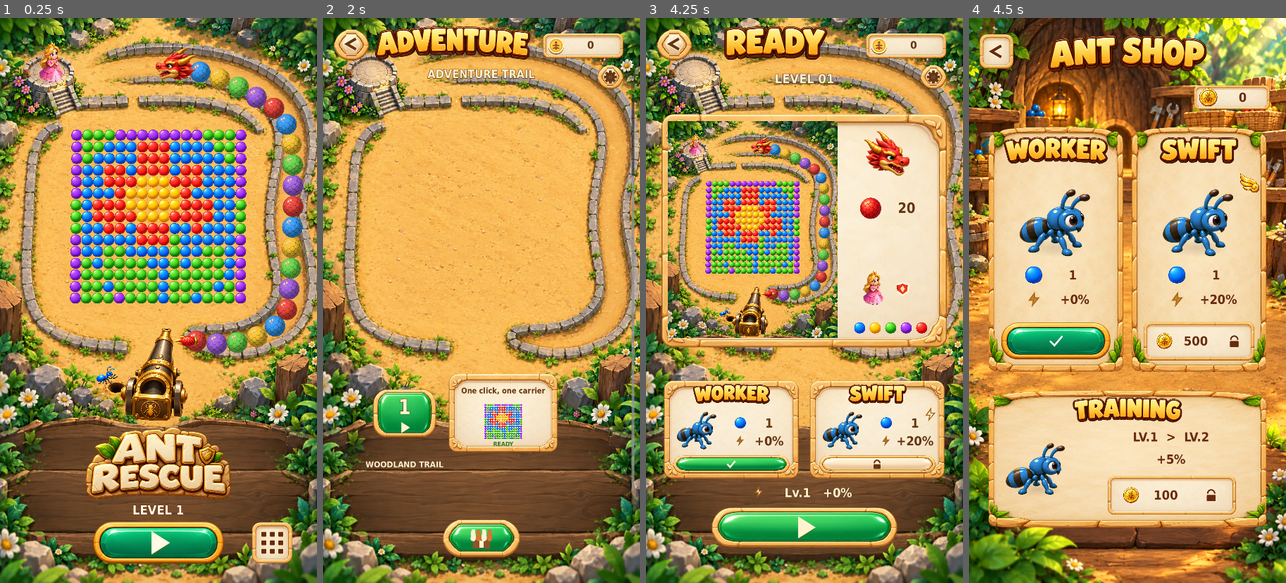
Above: before the commit, frames 1-4 (left to right).
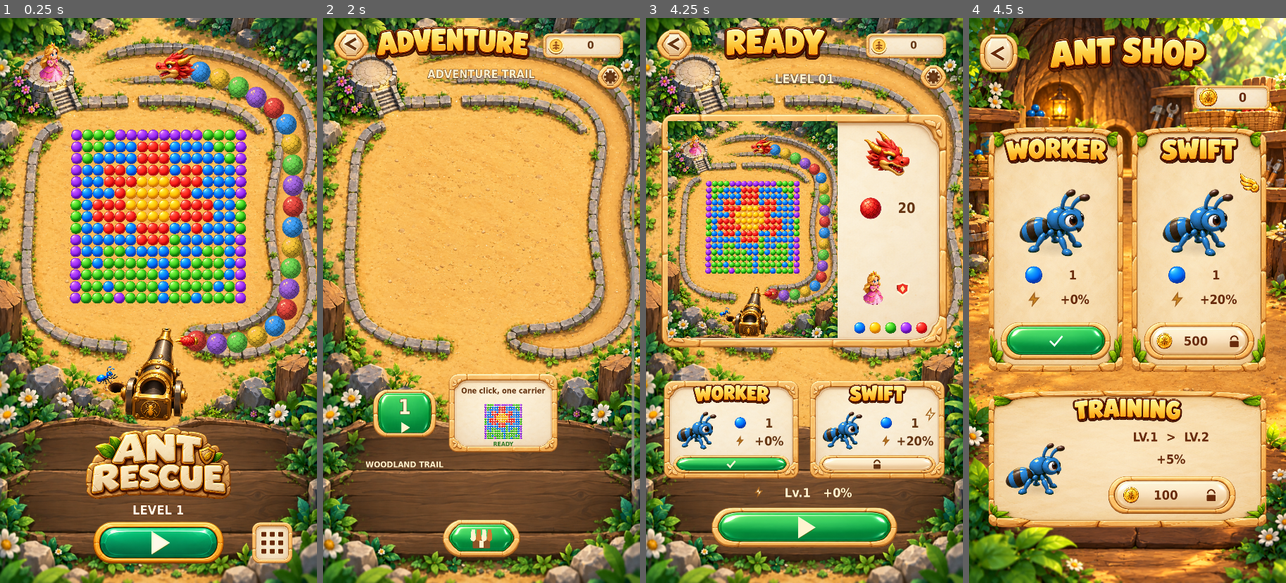
Above: after the commit, the same moments.

Repository: crazyniu/ant
Game: Godot game, scene res://scenes/startup.tscn
Two runs of this game, one before a commit and one after it. Both use one fixed random seed, a clock stepped at 60 frames per second and the inputs below. Sound files missing from this copy of the repository are replaced by a short silence.
Inputs (mouse positions are in pixels of both pictures, inside the frame that each line leads up to):
- Up to frame 1 (0.25 s): no input
- Up to frame 2 (2 s): click (481, 543) at 0.5 s; click (351, 46) at 1.25 s
- Up to frame 3 (4.25 s): click (728, 413) at 2 s; click (731, 464) at 2.75 s; click (731, 464) at 3.5 s
- Up to frame 4 (4.5 s): click (1200, 464) at 4.25 s

Frames 1-3 are identical in both runs. In frame 4, 5.4% of the frame differs, in the area x 3-90%, y 2-88%.

Commit message:
Use explicit game button skins and full-size Shop back target

Diff:
--- a/reports/first-level/shop-mobile-controls.json
+++ b/reports/first-level/shop-mobile-controls.json
@@ -1,11 +1,18 @@
 {
 	"action_height": 120,
-	"checks": 311,
+	"back_rect": [
+		28,
+		45,
+		120,
+		120
+	],
+	"back_title_gap": 32,
+	"checks": 440,
 	"failures": [],
 	"pass": true,
 	"phone_scale": 0.382978723404255,
 	"primary_font": 38,
-	"scope": "First-level-only /tmp base profile, production Shop callbacks, fixture receipts through existing progression service, geometry/font assertions, duplicate signals, write failure/retr …(105 unchanged characters)…
+	"scope": "First-level-only /tmp base profile, production Shop callbacks, fixture receipts through existing progression service, exact game/primary and game/secondary atlas-region assertions, transparent event layers, visible border-only focus, geometry/font/price bounds, duplicate signals, write failure/retr …(105 unchanged characters)…
 	"secondary_font": 32,
 	"snapshots": [
 		{
--- a/scripts/ant_shop_view.gd
+++ b/scripts/ant_shop_view.gd
@@ -18,7 +18,9 @@
 	size=Vector2(940,1672);mouse_filter=Control.MOUSE_FILTER_STOP
 	font=load("res://assets/fonts/Title.ttf");skin=UiSkin.new();atlas=load("res://assets/characters-atlas.png");ant_atlas=load("res://assets/ants-atlas.png")
 	theme=Theme.new()
-	for s in ["normal","hover","pressed","disabled","focus"]:theme.set_stylebox(s,"Button",StyleBoxEmpty.new())
+	for s in ["normal","hover","pressed","disabled"]:theme.set_stylebox(s,"Button",StyleBoxEmpty.new())
+	var focus:=StyleBoxFlat.new();focus.draw_center=false;focus.border_color=Color("fff4b5");focus.set_border_width_all(3);focus.set_corner_radius_all(38)
+	theme.set_stylebox("focus","Button",focus)
 	built=true;rebuild()
 
 func set_data(state:Dictionary,config:Dictionary={}) -> void:
@@ -36,7 +38,7 @@
 	if is_instance_valid(content):remove_child(content);content.queue_free()
 	content=Control.new();content.name="ShopContent";content.size=size;content.mouse_filter=Control.MOUSE_FILTER_IGNORE;add_child(content)
 	var backdrop:=TextureRect.new();backdrop.name="Workshop";backdrop.texture=load("res://assets/meta-ui/shop-workshop-bac …(290 unchanged characters)…
-	icon_action("back",Rect2(28,45,108,108),func():back_requested.emit(),"Back to adventure")
+	icon_action("back",Rect2(28,45,120,120),func():back_requested.emit(),"Back to adventure")
 	fixed_title("ANT SHOP",Rect2(180,45,580,120),"ShopTitle")
 	frame(Rect2(665,197,230,76),"Balance",content,22)
 	coin(Vector2(710,235),28);text_label(str(economy.get("points",0)),Rect2(748,207,129,56),38,"Points",content,INK,true)
@@ -66,13 +68,13 @@
 	# The painted action and real Button share the same mobile-sized bounds.
 	var action_bounds:=Rect2(bounds.position+Vector2(35,576),Vector2(335,120))
 	if owned:
-		frame(action_bounds,"Equip_"+kind,content,27,"54d35b" if equipped else "fff3db")
+		skin.panel("game/primary" if equipped else "game/secondary",action_bounds,content,"Equip_"+kind,42)
 		icon("check" if equipped else "play",Rect2(action_bounds.get_center()-Vector2(32,32),Vector2(64,64)),content,Color.WHITE if equipped else INK)
 		button("EquipButton_"+kind,action_bounds,func():equip_requested.emit(kind),equipped or busy,"Equipped" if equipped else "Equip "+kind)
 	else:
 		var price:int=int(products.get("types",{}).get(kind,{}).get("price",500))
 		var affordable:=int(economy.get("points",0))>=price
-		frame(action_bounds,"Buy_"+kind,content,27,"54d35b" if affordable else "fff3db")
+		skin.panel("game/primary" if affordable else "game/secondary",action_bounds,content,"Buy_"+kind,42)
 		coin(action_bounds.position+Vector2(65,60),24)
 		text_label(str(price),Rect2(action_bounds.position+Vector2(98,28),Vector2(120,64)),38,"Price_"+kind,content,Color.WHITE if affordable else INK,affordable)
 		icon("plus" if affordable else "lock",Rect2(action_bounds.position+Vector2(246,34),Vector2(52,52)),content,Color.WHITE if affordable else INK)
@@ -92,7 +94,7 @@
 	text_label("+%d%%"%roundi(((next_mult if lv<4 else multiplier)-1.)*100.),Rect2(425,1276,350,60),38,"TrainingEffect",content)
 	var b:=Rect2(409,1352,386,120)
 	var affordable:=int(economy.get("points",0))>=price
-	frame(b,"TrainAction",content,25,"54d35b" if lv<4 and affordable else "fff3db")
+	skin.panel("game/primary" if lv<4 and affordable else "game/secondary",b,content,"TrainAction",42)
 	if lv<4:
 		coin(b.position+Vector2(72,60),24);text_label(str(price),Rect2(b.position+Vector2(110,29),Vector2(130,62)),38,"Traini …(195 unchanged characters)…
 	else:icon("check",Rect2(b.get_center()-Vector2(30,30),Vector2(60,60)),content,INK)
@@ -114,8 +116,8 @@
 	meta_icon("coin",Rect2(center-Vector2.ONE*radius,Vector2.ONE*radius*2.),"Coin")
 
 func icon_action(kind:String,bounds:Rect2,call:Callable,tip:String)->void:
-	frame(bounds,"BackArt",content,30)
-	var g:=icon("arrow",Rect2(bounds.position+Vector2(23,23),bounds.size-Vector2(46,46)),content,INK);g.rotation=PI;g.pivot_offset=g.size*.5
+	skin.panel("game/secondary",bounds,content,"BackArt",34)
+	var g:=icon("arrow",Rect2(bounds.position+Vector2(26,26),bounds.size-Vector2(52,52)),content,INK);g.name="BackArrow";g.rotation=PI;g.pivot_offset=g.size*.5
 	button("BackButton",bounds,call,false,tip)
 
 func button(id:String,bounds:Rect2,call:Callable,disabled:bool,tip:String)->void:
--- a/tests/test_ant_shop_mobile_controls.gd
+++ b/tests/test_ant_shop_mobile_controls.gd
@@ -29,9 +29,21 @@
 		check(b.size.y>=116.0,label+": "+id+" has mobile hit height")
 		check(b.get_rect()==paint.get_rect(),label+": "+id+" hit matches painted action")
 		check(paint.has_node("PaintedNineSlice"),label+": "+id+" uses existing painted skin")
+		var primary:bool=false
+		if id.begins_with("EquipButton_"):primary=home.economy_state.equipped_type==id.get_slice("_",1)
+		elif id=="BuyButton_swift":primary=int(home.economy_state.points)>=500
+		else:primary=int(home.economy_state.carry_level)<4 and int(home.economy_state.points)>=int(home.shop.products.levels[str(mini(int(home.economy_state.carry_level)+1,4))].price)
+		check_skin(paint,"game/primary" if primary else "game/secondary",label)
+		check_button_style(b,label)
 		var panel:Control=s.get_node("TrainingPanel" if id=="TrainingButton" else "Card_"+id.get_slice("_",1))
 		check(panel.get_rect().encloses(b.get_rect()),label+": "+id+" stays inside its own card")
 		controls.append({"name":id,"rect":[b.position.x,b.position.y,b.size.x,b.size.y],"disabled":b.disabled})
+	var back:Button=s.get_node("BackButton")
+	check(back.size==Vector2(120,120) and back.get_rect()==s.get_node("BackArt").get_rect(),label+": Back is a real 45.96px target with matching art")
+	check(s.get_node("ShopTitle").position.x-back.get_rect().end.x==32.0,label+": Back retains 32-unit title gap")
+	check((s.get_node("BackArrow").position+s.get_node("BackArrow").size*.5).is_equal_approx(back.get_rect().get_center()) and s.get_node("BackArrow").size==Vector2(68,68),label+": Back arrow keeps centered proportional bounds")
+	check_skin(s.get_node("BackArt"),"game/secondary",label)
+	check_button_style(back,label)
 	for kind in ["worker","swift"]:
 		var b:Control=s.get_node("CapacityBall_"+kind)
 		check(b.get_script()==Ball and b.size==Vector2(52,52),label+": "+kind+" uses shared round-ball material at HUD size")
@@ -52,7 +64,20 @@
 	check(s.get_node("ShopFeedback").get_theme_font_size("font_size")==32,label+": feedback is 12.26px at 360 width")
 	check(s.get_node("TrainingEffect").get_rect().end.y<s.get_node("TrainingButton").position.y,label+": training effect clear of button")
 	check(s.get_node("TrainingPanel").get_rect().end.y<s.get_node("ShopFeedback").position.y,label+": feedback clear of panel")
+	for pair in [["Price_swift","BuyButton_swift"],["TrainingPrice","TrainingButton"]]:
+		if s.has_node(pair[0]):check(s.get_node(pair[1]).get_rect().encloses(s.get_node(pair[0]).get_rect()),label+": real price stays inside its own painted action")
 	snapshots.append({"name":label,"points":home.economy_state.points,"level":home.economy_state.carry_level,"equipped":home.economy_state.equipped_type,"worker_speed":s.get_node("Speed_worker").text,"swift_speed":s.get_node("Speed_swift").text,"controls":controls})
+func check_skin(paint:Control,key:String,label:String)->void:
+	var texture:AtlasTexture=paint.get_node("PaintedNineSlice").texture
+	var expected:AtlasTexture=home.shop.skin.texture(key)
+	check(texture.atlas.resource_path=="res://assets/ui/v03/game-skin-atlas.png" and texture.region==expected.region,label+": "+paint.name+" uses exact "+key+" atlas region, never game/row")
+	var slice:NinePatchRect=paint.get_node("PaintedNineSlice")
+	check((slice.size*slice.scale).is_equal_approx(paint.size),label+": "+paint.name+" painted slice matches panel bounds")
+func check_button_style(b:Button,label:String)->void:
+	for state in ["normal","hover","pressed","disabled"]:
+		check(b.get_theme_stylebox(state) is StyleBoxEmpty,label+": "+b.name+" "+state+" event layer cannot cover painted skin")
+	var focus:StyleBox=b.get_theme_stylebox("focus")
+	check(focus is StyleBoxFlat and not focus.draw_center and focus.border_width_left>0 and focus.border_color.a>0,label+": "+b.name+" has visible border-only keyboard focus")
 func run()->void:
 	home=load("res://scenes/startup.tscn").instantiate();home.profile_directory=profile;home.use_command_line_catalog=false
 	root.add_child(home);current_scene=home
@@ -123,7 +148,7 @@
 	check(reloaded._record.purchases.size()==4,"Exactly four paid products are committed")
 	check(reloaded._record.completed_levels.keys()==["serpent-01"],"No other level fixture or unlock was tested")
 	home.close_shop();check(home.phase=="preparation" and home.adventure.selected_level==1,"Back returns to first-level preparation")
-	var report:Dictionary={"pass":failures.is_empty(),"checks": …(114 unchanged characters)… s through existing progression service, geometry/font assertions, duplicate signals, write failure/retry and reload. No gameplay victories, native touch, GL, audio, visual acceptance or later-level testing.","phone_scale":360.0/940.0,"primary_font":38,"secondary_font":32,"action_height":120,"snapshots":snapshots}
+	var report:Dictionary={"pass":failures.is_empty(),"checks": …(114 unchanged characters)… s through existing progression service, exact game/primary and game/secondary atlas-region assertions, transparent event layers, visible border-only focus, geometry/font/price bounds, duplicate signals, write failure/retry and reload. No gameplay victories, native touch, GL, audio, visual acceptance or later-level testing.","phone_scale":360.0/940.0,"primary_font":38,"secondary_font":32,"action_height":120,"back_rect":[28,45,120,120],"back_title_gap":32,"snapshots":snapshots}
 	var output:=FileAccess.open("res://reports/first-level/shop-mobile-controls.json",FileAccess.WRITE);output.store_string(JSON.stringify(report,"\t")+"\n");output.close()
 	home.audio_service.stop_music();home.audio_service.stop_all_sfx();await create_timer(.2).timeout
 	home.queue_free();await process_frame;await process_frame
Not shown, changed: reports/first-level/shop-mobile-controls.md
